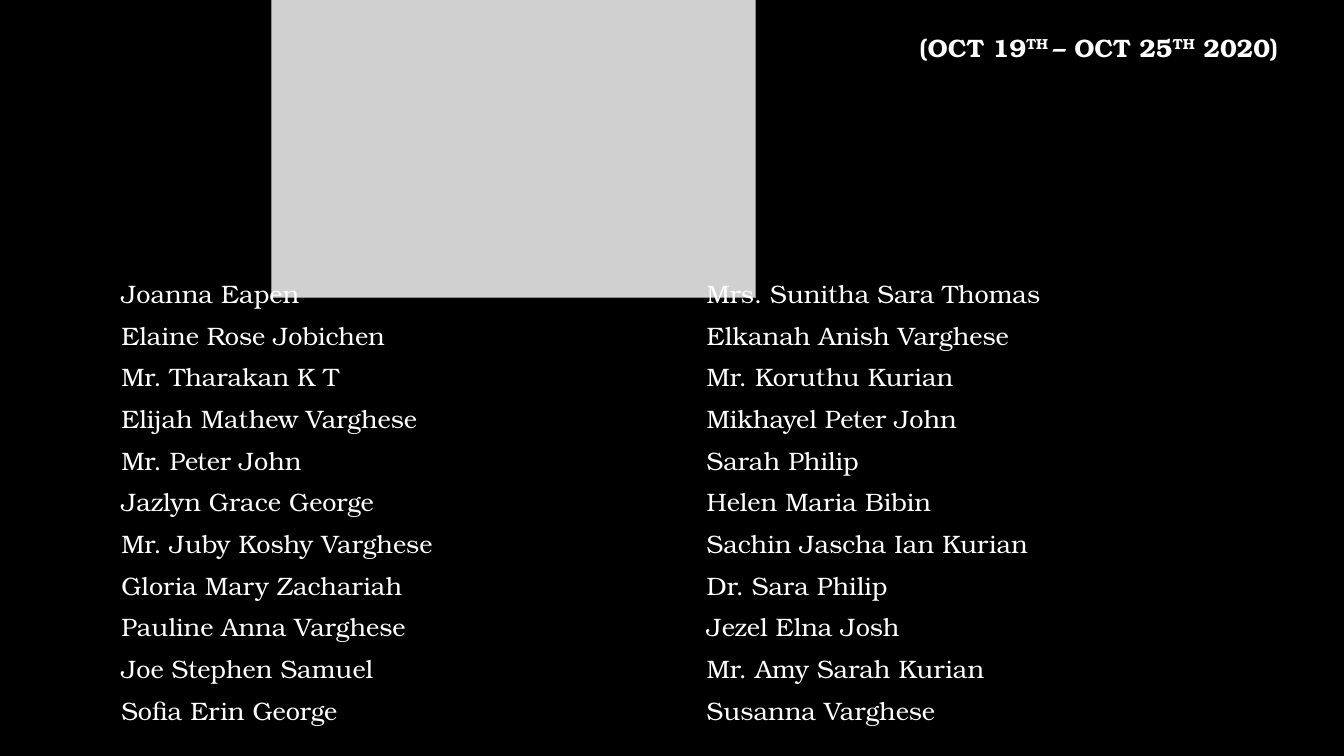
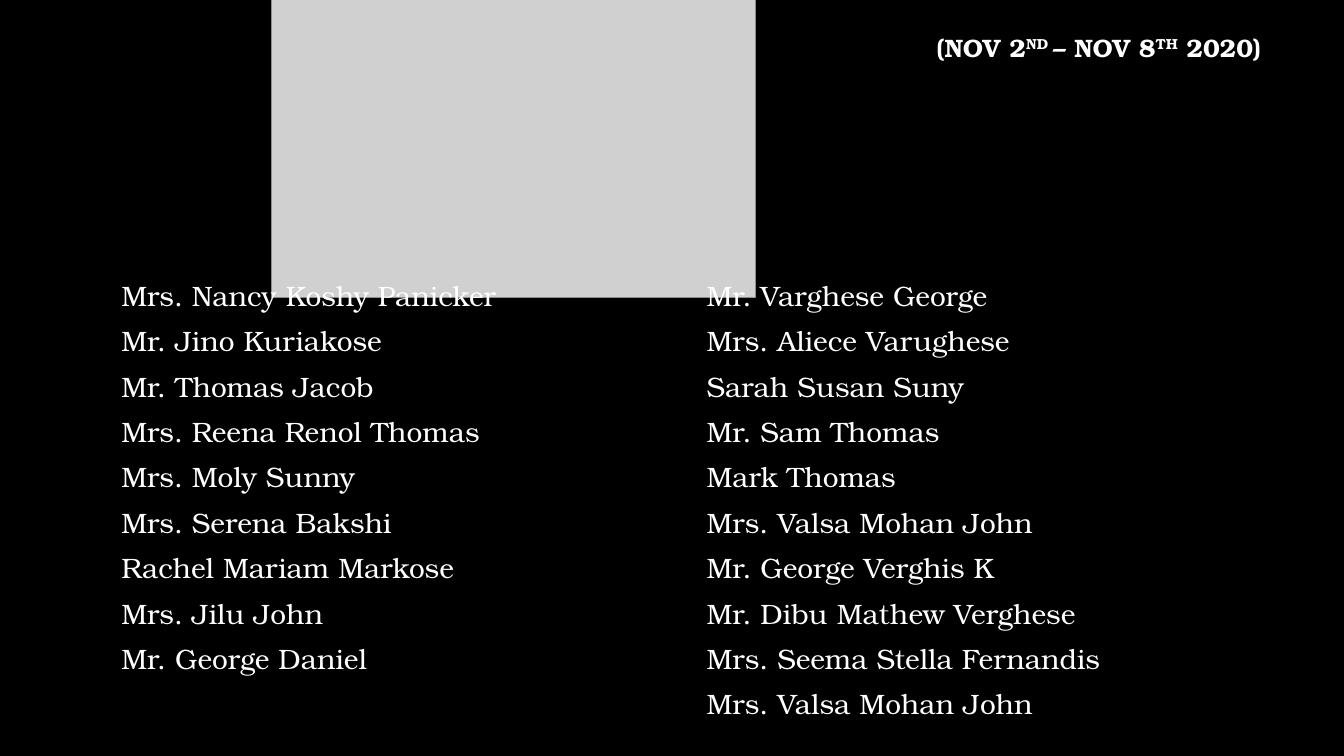
Before and after one commit to stoscsg/openlp-data, a slide deck: slide 1 of stosc_services/PPT/Birthday & Anniversaries.pptx. Drawn at 1344x756 pixels with LibreOffice and Linux fonts; fonts in the diff are those of the drawing; grey boxes stand for pictures; background and template pictures are left out. Boxes give left, top, right and bottom in pixels: in the first picture for what was removed or moved away, otherwise in the second. Text is boxed around its words. In the diff, an @@ line names an element or a change of style, - is before the commit and + after.

```diff
--- a/stosc_services/PPT/Birthday & Anniversaries.pptx
+++ b/stosc_services/PPT/Birthday & Anniversaries.pptx
@@ text at (937,38,1261,61): text changed @@
-(OCT 19TH – OCT 25TH 2020)
+(NOV 2ND – NOV 8TH 2020)
@@ text at (121,280,496,675): text changed; size 18 to 20 pt @@
-Joanna Eapen
-Elaine Rose Jobichen
-Mr. Tharakan K T
-Elijah Mathew Varghese
-Mr. Peter John
-Jazlyn Grace George
-Mr. Juby Koshy Varghese
-Gloria Mary Zachariah
-Pauline Anna Varghese
-Joe Stephen Samuel
-Sofia Erin George
+Mrs. Nancy Koshy Panicker
+Mr. Jino Kuriakose
+Mr. Thomas Jacob
+Mrs. Reena Renol Thomas
+Mrs. Moly Sunny
+Mrs. Serena Bakshi
+Rachel Mariam Markose
+Mrs. Jilu John
+Mr. George Daniel
@@ text at (707,286,1100,715): text changed; size 18 to 20 pt @@
-Mrs. Sunitha Sara Thomas
-Elkanah Anish Varghese
-Mr. Koruthu Kurian
-Mikhayel Peter John
-Sarah Philip
-Helen Maria Bibin
-Sachin Jascha Ian Kurian
-Dr. Sara Philip
-Jezel Elna Josh
-Mr. Amy Sarah Kurian
-Susanna Varghese
+Mr. Varghese George
+Mrs. Aliece Varughese
+Sarah Susan Suny
+Mr. Sam Thomas
+Mark Thomas
+Mrs. Valsa Mohan John
+Mr. George Verghis K
+Mr. Dibu Mathew Verghese
+Mrs. Seema Stella Fernandis
+Mrs. Valsa Mohan John
```
Also in this commit, not shown: 1 other slide changed, 8 other files.
